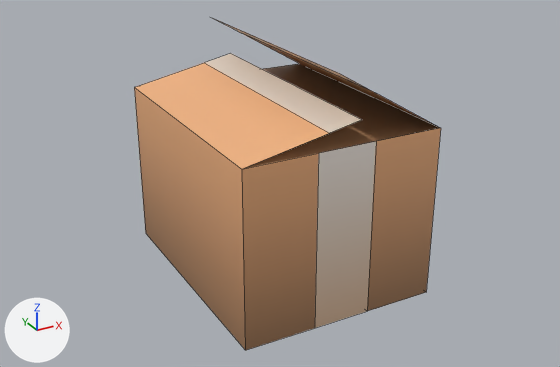
An edit to the Blender file Assets/_Data/Models/DoVat/Low Poly Cardboard Box .blend, drawn before and after from the same camera.
Both versions are drawn from a 50 mm lens placed at (-1.107, -2.039, 1.303), pointed at (0.0, -0.027, 0.297). Lighting does not change. The marker at lower left points along +X, +Y and +Z. Mesh edges are drawn as thin lines.
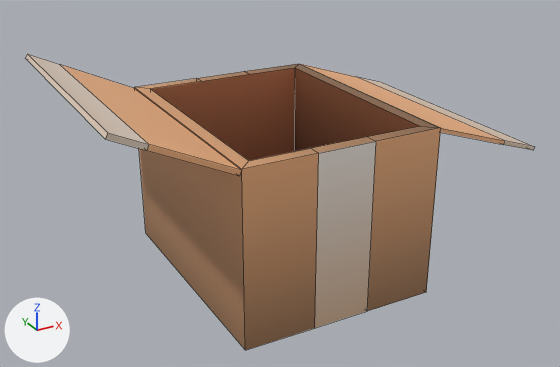
The change, as a diff of the scene's bpy script:
```diff
--- a/Assets/_Data/Models/DoVat/Low Poly Cardboard Box .blend.py
+++ b/Assets/_Data/Models/DoVat/Low Poly Cardboard Box .blend.py
@@ me_cube @@
 # used by ob_cube; location = (0.0, 0.0, 0.0)
-me_cube.from_pydata(...)  # 28 vertices, 16 faces; spans x -0.32..0.32, y -0.409..0.409, z 0.0..0.759
+me_cube.from_pydata(...)  # 56 vertices, 44 faces; spans x -0.66..0.71, y -0.409..0.409, z 0.0..0.706
+# me_cube part 1
+# 8 vertices are removed from x -0.32..0.042, y -0.409..0.409, z 0.55..0.759
+# 7 faces are deleted
+# 2 vertices move from x 0.087, y -0.409..0.409, z 0.688 to x 0.316, y -0.407..0.407, z 0.538
+# 20 vertices are added at x -0.66..0.71, y -0.409..0.407, z 0.045..0.706
+# 8 new vertices lie (0.186, 0.0, 0.0) away from vertices in x -0.278..0.092, y -0.366..0.366, z 0.045..0.55
+# 8 new vertices lie (0.0, 0.818, 0.0) away from vertices in x -0.66..0.71, y -0.409, z 0.409..0.706
+# 35 new faces join them
+# me_cube part 2: 1 kept faces spanning x 0.316..0.32, y -0.407..0.407, z 0.538..0.55 get new texture (UV) coordinates
 me_cube.materials.append(mat_material)
```

Boxes (x1, y1, x2, y2) around the edits, measured in the pictures (560 x 367 px):
'Cube', reshaped (65% wider, 11% shorter)
    before: (134, 17, 441, 350)
    after: (26, 54, 534, 350)
part 1 of me_cube, built on
    before: (134, 17, 440, 345)
    after: (26, 54, 534, 345)
part 2 of me_cube, surface changed (brown)
    before: (248, 36, 438, 127)
